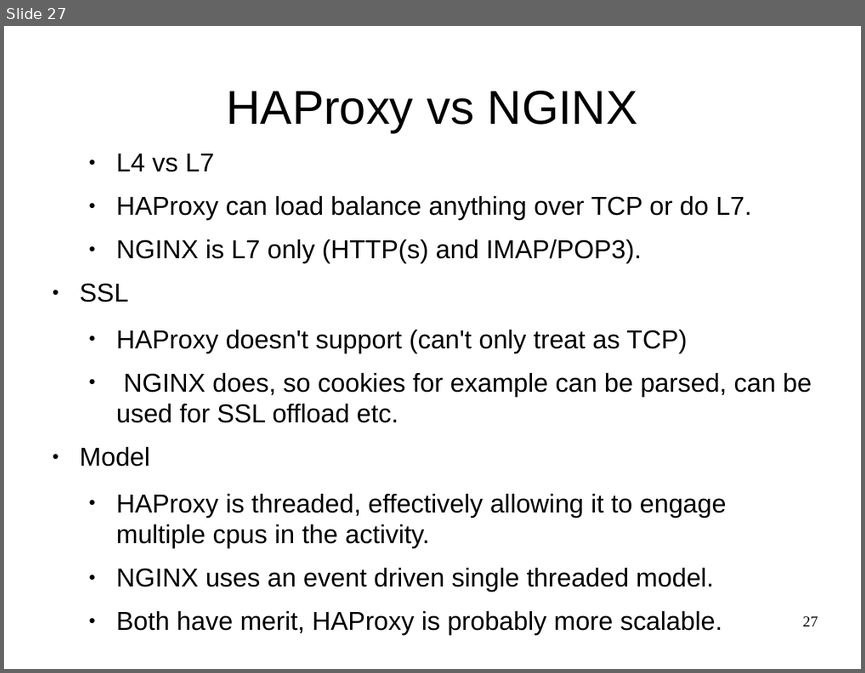
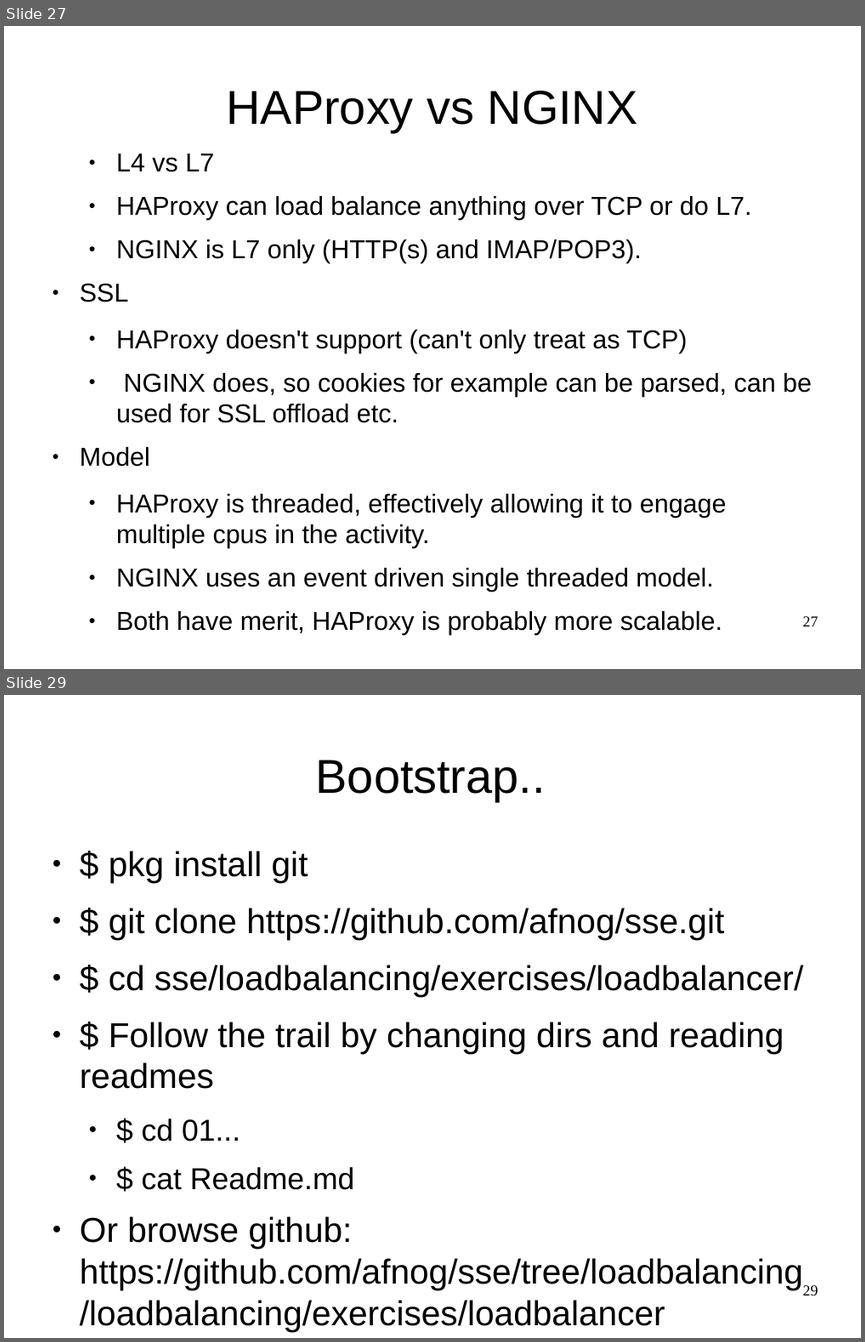
Before and after one commit to labeneator/sse, a slide deck: loadbalancing/docs/sse-LB-overview.odp. Shown one above the other, each under a label of ours: slide 27 before the commit, slides 27 and 29 after it; the slides between them are not shown. The pictures are 865x673 and 865x1342 pixels, drawn with LibreOffice and Linux fonts; fonts in the diff are those of the drawing. Boxes give left, top, right and bottom in pixels: in the first picture for what was removed or moved away, otherwise in the second. Text is boxed around its words. In the diff, an @@ line names an element or a change of style, - is before the commit and + after.

```diff
--- a/loadbalancing/docs/sse-LB-overview.odp
+++ b/loadbalancing/docs/sse-LB-overview.odp
@@ slide 29 added at (x1=4, y1=695, x2=861, y2=1338), background #FFFFFF @@
@@ title added at (x1=316, y1=760, x2=545, y2=801), 44 pt, text #000000 @@
+Bootstrap..
@@ text added at (x1=80, y1=851, x2=803, y2=1332), 32 pt, text #000000 @@
+● $ pkg install git
+● $ git clone https://github.com/afnog/sse.git
+● $ cd sse/loadbalancing/exercises/loadbalancer/
+● $ Follow the trail by changing dirs and reading readmes
+  ● $ cd 01...
+  ● $ cat Readme.md
+● Or browse github: https://github.com/afnog/sse/tree/loadbalancing/loadbalancing/exercises/loadbalancer
@@ page number added at (x1=803, y1=1285, x2=818, y2=1295), 14 pt, text #000000 @@
+29
```
Also in this commit, not shown: 2 slides changed, 1 other file.
